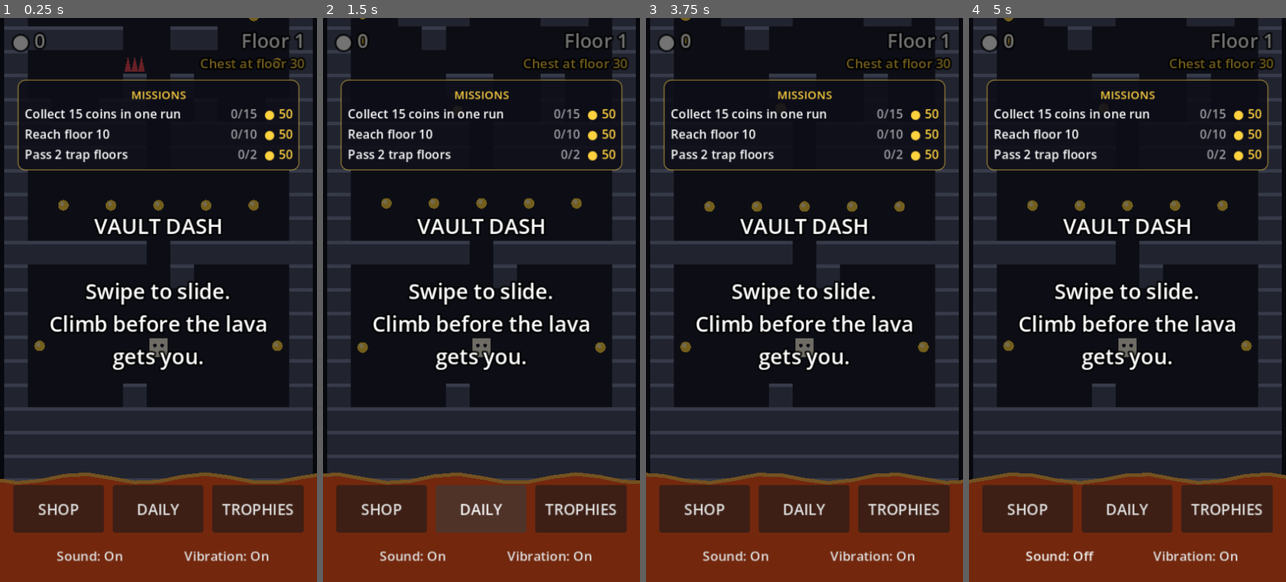
Above: before the commit, frames 1-4 (left to right).
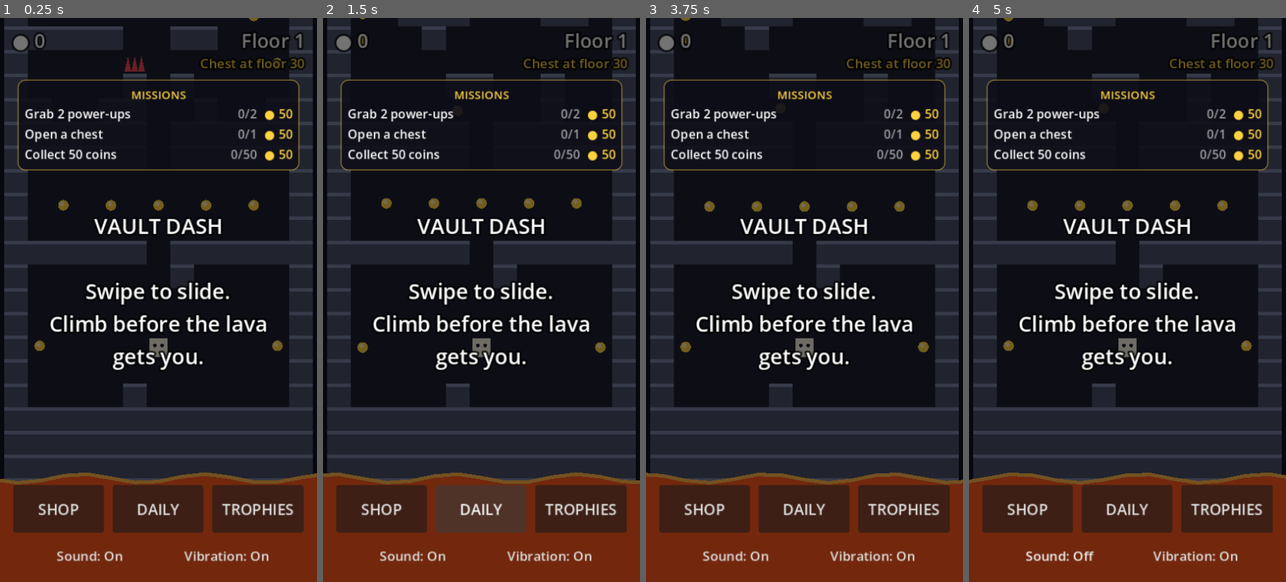
Above: after the commit, the same moments.

Repository: erelcaferm/vault-dash
Game: Godot game, scene res://scenes/main.tscn
The game is run twice, just before and just after one commit, with the same random seed, the same clock (stepped at 60 frames per second) and the same inputs.
Inputs:
- Up to frame 1 (0.25 s): no input
- Up to frame 2 (1.5 s): click "DAILY" at 0.5 s; click "ENDLESS" at 1.25 s
- Up to frame 3 (3.75 s): click "SHOP" at 2 s; click "TROPHIES" at 2.75 s; click "Vibration: On" at 3.5 s
- Up to frame 4 (5 s): click "Sound: On" at 4.25 s

The runs differ from the first frame. In frame 1, 1.5% of the frame differs, in the area x 8-82%, y 16-26%; in frame 2, 1.5%; in frame 3, 1.5%; in frame 4, 1.5%.

Commit message:
Add power-ups: shield, coin magnet and lava freeze
They replace a coin on about 3 in 10 floors from floor 4, seeded with the
tower so the Daily Climb is fair. Adds a trophy and a mission for them.

Co-Authored-By: Claude Opus 5.5 (1M context) <noreply@anthropic.com>
Claude-Session: https://claude.ai/code/session_012HmKL1m49VtDJvmPDdVVsr

Diff:
--- a/scripts/achievements.gd
+++ b/scripts/achievements.gd
@@ -35,6 +35,7 @@
 	{"id": "wrecking_ball", "name": "Wrecking Ball", "desc": "Break 100 cracked walls", "stat": "walls_broken", "goal": 100, "item": ["hero", "brick"]},
 	{"id": "trap_dodger", "name": "Trap Dodger", "desc": "Reach 25 trap floors", "stat": "trap_floors", "goal": 25, "item": ["walls", "frozen"]},
 	{"id": "second_wind", "name": "Second Wind", "desc": "Revive after dying", "stat": "revives", "goal": 1, "coins": 25},
+	{"id": "powered_up", "name": "Powered Up", "desc": "Grab 25 power-ups", "stat": "powerups", "goal": 25, "coins": 100},
 	{"id": "regular", "name": "Regular", "desc": "Play 25 runs", "stat": "runs", "goal": 25, "coins": 100},
 	# Daily Climb
 	{"id": "daily_climber", "name": "Daily Climber", "desc": "Play a Daily Climb", "stat": "daily_days", "goal": 1, "coins": 25},
--- a/scripts/main.gd
+++ b/scripts/main.gd
@@ -20,6 +20,15 @@
 const LAVA_ACCEL := 0.012        # extra tiles per second, gained each second
 const LAVA_MAX_SPEED := 2.6
 const LAVA_MAX_GAP := 11.0       # the lava never falls further behind than this
+## Power-ups replace a coin on some floors: a shield that saves you once,
+## a magnet that pulls in nearby coins, and a freeze that stops the lava.
+const POWERUP_FROM_FLOOR := 4
+const POWERUP_CHANCE := 0.3
+const POWERUPS := ["shield", "magnet", "freeze"]
+const MAGNET_TIME := 8.0
+const MAGNET_RANGE := 2          # tiles, in every direction
+const FREEZE_TIME := 4.0
+const POWERUP_COLORS := {"shield": Color("4cc9f0"), "magnet": Color("e84855"), "freeze": Color("bdefff")}
 const DANGER_GAP := 5.0          # the screen edges glow red when the lava is this close (tiles)
 const RESTART_DELAY := 0.35
 const SAVE_PATH := "user://save.cfg"
@@ -145,6 +154,13 @@
 var mission_rng := RandomNumberGenerator.new()
 var missions_panel: PanelContainer
 var missions_rows: VBoxContainer
+var powerups := {}               # cell -> power-up type, on floors loaded this run
+var powerups_rolled := 0         # floors below this have had their power-up roll
+var powerup_rng := RandomNumberGenerator.new()
+var shield := false
+var magnet_time := 0.0
+var freeze_time := 0.0
+var effects_label: Label
 var danger := 0.0                # 0-1, how close the lava is, for the red glow
 var heartbeat_time := 0.0
 var danger_overlay: Control
@@ -177,6 +193,15 @@
 	elif daily_mode:
 		seed_value = daily_seed(daily_date)
 	tower.build(Rooms.START, Rooms.LAYOUTS, seed_value)
+	# Seeded from the tower, so the Daily Climb has the same power-ups for everyone.
+	powerup_rng.seed = seed_value + 1
+	powerups.clear()
+	powerups_rolled = 0
+	shield = false
+	magnet_time = 0.0
+	freeze_time = 0.0
+	_roll_powerups(3)
+	_update_effects()
 	tower.room_limit = test_room_limit
 	cell = tower.start
 	slide_start = cell
@@ -231,6 +256,7 @@
 		_update_slide(delta)
 		idle_time = idle_time + delta if is_idle() else 0.0
 	if state == State.PLAYING:
+		_update_powerups(delta)
 		_update_lava(delta)
 	shake = maxf(shake - delta, 0.0)
 	squash = maxf(squash - delta, 0.0)
@@ -275,14 +301,10 @@
 func _advance() -> void:
 	cell += move_dir
 	var t: String = tower.get_tile(cell)
+	if powerups.has(cell):
+		_take_powerup(cell)
 	if t == TowerScript.COIN:
-		tower.set_tile(cell, TowerScript.EMPTY)
-		run_coins += 1
-		add_stat("coins_collected")
-		report_run("run_coins", run_coins)
-		sfx.play("coin", randf_range(0.97, 1.06))
-		bursts.append({"pos": _tile_center(cell), "t": 0.0, "color": COIN_COLOR})
-		_update_hud()
+		_collect_coin(cell)
 	elif t == TowerScript.SPIKES:
 		_die("Spiked on floor %d", "spikes")
 		return
@@ -310,6 +332,103 @@
 		_open_chest()
 
 
+func _collect_coin(c: Vector2i) -> void:
+	tower.set_tile(c, TowerScript.EMPTY)
+	run_coins += 1
+	add_stat("coins_collected")
+	report_run("run_coins", run_coins)
+	sfx.play("coin", randf_range(0.97, 1.06))
+	bursts.append({"pos": _tile_center(c), "t": 0.0, "color": COIN_COLOR})
+	_update_hud()
+
+
+# --- Power-ups -------------------------------------------------------------
+
+## Rolls power-ups for every floor below `count` not rolled yet. Each one
+## takes the place of a coin, since coins sit where you can reach them.
+func _roll_powerups(count: int) -> void:
+	while powerups_rolled < count:
+		var k := powerups_rolled
+		powerups_rolled += 1
+		if k + 1 < POWERUP_FROM_FLOOR or powerup_rng.randf() >= POWERUP_CHANCE:
+			continue
+		var coins: Array = []
+		for y in range(-(k + 1) * TowerScript.ROOM_H, -k * TowerScript.ROOM_H):
+			for x in tower.width:
+				var c := Vector2i(x, y)
+				if tower.get_tile(c) == TowerScript.COIN and not (has_chest(k) and c == tower.chest_cell(k)):
+					coins.append(c)
+		if coins.is_empty():
+			continue
+		var spot: Vector2i = coins[powerup_rng.randi_range(0, coins.size() - 1)]
+		tower.set_tile(spot, TowerScript.EMPTY)
+		powerups[spot] = POWERUPS[powerup_rng.randi_range(0, POWERUPS.size() - 1)]
+
+
+func _take_powerup(c: Vector2i) -> void:
+	var kind: String = powerups[c]
+	powerups.erase(c)
+	give_powerup(kind)
+	bursts.append({"pos": _tile_center(c), "t": 0.0, "color": POWERUP_COLORS[kind]})
+
+
+func give_powerup(kind: String) -> void:
+	match kind:
+		"shield":
+			shield = true
+			_toast("Shield!")
+		"magnet":
+			magnet_time = MAGNET_TIME
+			_toast("Coin magnet!")
+		"freeze":
+			freeze_time = FREEZE_TIME
+			_toast("Lava frozen!")
+	add_stat("powerups")
+	sfx.play("trophy", 1.3)
+	vibrate(30)
+	_update_effects()
+
+
+## The shield pops instead of you: back to where your slide began, with the
+## lava pushed down if it was close.
+func _use_shield() -> void:
+	shield = false
+	cell = slide_start
+	move_dir = Vector2i.ZERO
+	queued_dir = Vector2i.ZERO
+	lava_y = maxf(lava_y, _player_center().y + REVIVE_LAVA_GAP * TILE * 0.5)
+	shake = 0.25
+	sfx.play("break", 1.4)
+	vibrate(80)
+	bursts.append({"pos": _player_center(), "t": 0.0, "color": POWERUP_COLORS.shield})
+	_toast("Shield saved you!")
+	_update_effects()
+
+
+func _update_powerups(delta: float) -> void:
+	if freeze_time > 0.0:
+		freeze_time = maxf(freeze_time - delta, 0.0)
+	if magnet_time > 0.0:
+		magnet_time = maxf(magnet_time - delta, 0.0)
+		for dy in range(-MAGNET_RANGE, MAGNET_RANGE + 1):
+			for dx in range(-MAGNET_RANGE, MAGNET_RANGE + 1):
+				var c := cell + Vector2i(dx, dy)
+				if tower.get_tile(c) == TowerScript.COIN:
+					_collect_coin(c)
+	_update_effects()
+
+
+func _update_effects() -> void:
+	var parts: Array = []
+	if shield:
+		parts.append("SHIELD")
+	if magnet_time > 0.0:
+		parts.append("MAGNET %d" % ceili(magnet_time))
+	if freeze_time > 0.0:
+		parts.append("FREEZE %d" % ceili(freeze_time))
+	effects_label.text = "\n".join(parts)
+
+
 func _stop() -> void:
 	if move_dir != Vector2i.ZERO:
 		sfx.play("stop")
@@ -330,6 +449,8 @@
 func _update_lava(delta: float) -> void:
 	if lava_grace > 0.0:
 		lava_grace -= delta
+		return
+	if freeze_time > 0.0:
 		return
 	var speed := minf(LAVA_START_SPEED + LAVA_ACCEL * elapsed, LAVA_MAX_SPEED)
 	lava_y -= speed * TILE * delta
@@ -377,6 +498,7 @@
 				add_stat("trap_floors")
 				add_trap_meter(passed, meter_rng.randf_range(TRAP_METER_MIN, TRAP_METER_MAX))
 		run_floor = f
+		_roll_powerups(f + 3)
 		report_run("run_floor", f)
 		if daily_mode:
 			report_run("daily_floor", f)
@@ -407,6 +529,9 @@
 
 
 func _die(reason: String, cause: String) -> void:
+	if shield:
+		_use_shield()
+		return
 	state = State.DEAD
 	add_stat("deaths")
 	add_stat("deaths_" + cause)
@@ -629,6 +754,11 @@
 	floor_label.set_anchors_and_offsets_preset(Control.PRESET_TOP_WIDE)
 	floor_label.offset_right = -14
 	floor_label.offset_top = 10
+	effects_label = _make_label(hud, 15, HORIZONTAL_ALIGNMENT_LEFT)
+	effects_label.set_anchors_and_offsets_preset(Control.PRESET_TOP_WIDE)
+	effects_label.offset_left = 14
+	effects_label.offset_top = 40
+	effects_label.add_theme_color_override("font_color", Color("bdefff"))
 	chest_label = _make_label(hud, 15, HORIZONTAL_ALIGNMENT_RIGHT)
 	chest_label.set_anchors_and_offsets_preset(Control.PRESET_TOP_WIDE)
 	chest_label.offset_right = -14
@@ -1239,6 +1369,7 @@
 			_draw_tile(Vector2i(x, y), biome)
 
 	_draw_chests(y0, y1)
+	_draw_powerups(y0, y1)
 	_draw_best_marker(top, bottom)
 	_draw_hints()
 	_draw_player()
@@ -1291,6 +1422,11 @@
 	# Eyes look where you're going.
 	var look := Vector2(move_dir if move_dir != Vector2i.ZERO else queued_dir) * 3.0
 	Skins.draw_hero(self, p, size, color, look, 1.0, Skins.hero_glow(_hero_skin()))
+	if shield:
+		draw_arc(p, TILE * 0.72, 0, TAU, 28, Color(POWERUP_COLORS.shield, 0.6 + 0.3 * sin(anim_time * 6.0)), 2.5)
+	if magnet_time > 0.0:
+		var reach := (MAGNET_RANGE + 0.5) * TILE
+		draw_arc(p, reach * (0.6 + 0.4 * fposmod(anim_time * 1.5, 1.0)), 0, TAU, 40, Color(POWERUP_COLORS.magnet, 0.35), 1.5)
 
 
 func _draw_chests(y0: int, y1: int) -> void:
@@ -1354,6 +1490,38 @@
 	draw_string(font, pos, text, HORIZONTAL_ALIGNMENT_LEFT, -1, 13, color)
 
 
+func _draw_powerups(y0: int, y1: int) -> void:
+	for c: Vector2i in powerups:
+		if c.y < y0 or c.y > y1:
+			continue
+		var kind: String = powerups[c]
+		var color: Color = POWERUP_COLORS[kind]
+		var mid := _tile_center(c) + Vector2(0, sin(anim_time * 3.0 + c.x) * 2.0)
+		draw_circle(mid, TILE * 0.55, Color(color, 0.18 + 0.08 * sin(anim_time * 5.0)))
+		draw_circle(mid, TILE * 0.4, Color(0.08, 0.08, 0.14))
+		draw_arc(mid, TILE * 0.4, 0, TAU, 24, color, 2.0)
+		_draw_powerup_icon(kind, mid, TILE * 0.22, color)
+
+
+func _draw_powerup_icon(kind: String, mid: Vector2, r: float, color: Color) -> void:
+	match kind:
+		"shield":
+			draw_colored_polygon(PackedVector2Array([
+				mid + Vector2(-r, -r * 0.8), mid + Vector2(r, -r * 0.8), mid + Vector2(r * 0.8, r * 0.3),
+				mid + Vector2(0, r * 1.1), mid + Vector2(-r * 0.8, r * 0.3),
+			]), color)
+		"magnet":
+			draw_arc(mid + Vector2(0, -r * 0.1), r * 0.75, 0, PI, 12, color, r * 0.55)
+			draw_line(mid + Vector2(-r * 0.75, -r * 0.1), mid + Vector2(-r * 0.75, -r), color, r * 0.55)
+			draw_line(mid + Vector2(r * 0.75, -r * 0.1), mid + Vector2(r * 0.75, -r), color, r * 0.55)
+			draw_line(mid + Vector2(-r * 0.75, -r * 0.75), mid + Vector2(-r * 0.75, -r * 1.05), Color.WHITE, r * 0.55)
+			draw_line(mid + Vector2(r * 0.75, -r * 0.75), mid + Vector2(r * 0.75, -r * 1.05), Color.WHITE, r * 0.55)
+		"freeze":
+			for i in 3:
+				var d := Vector2.from_angle(i * PI / 3.0) * r * 1.1
+				draw_line(mid - d, mid + d, color, 2.0)
+
+
 func _draw_lava(view: Vector2) -> void:
 	var left := -view.x
 	var right := tower.width * TILE + view.x
@@ -1365,5 +1533,7 @@
 	var glow := points.duplicate()
 	points.append(Vector2(right, lava_y + view.y * 2))
 	points.append(Vector2(left, lava_y + view.y * 2))
-	draw_colored_polygon(points, LAVA_COLOR)
-	draw_polyline(glow, LAVA_GLOW, 4.0)
+	# Frozen lava turns icy blue, thawing back over its last second.
+	var ice := clampf(freeze_time, 0.0, 1.0)
+	draw_colored_polygon(points, LAVA_COLOR.lerp(Color("6fc3e8"), ice))
+	draw_polyline(glow, LAVA_GLOW.lerp(Color("e8fbff"), ice), 4.0)
--- a/scripts/missions.gd
+++ b/scripts/missions.gd
@@ -19,6 +19,7 @@
 	{"id": "walls", "text": "Break %d cracked walls", "stat": "walls_broken", "base": 10, "step": 8},
 	{"id": "traps", "text": "Pass %d trap floors", "stat": "trap_floors", "base": 2, "step": 2},
 	{"id": "chests", "text": "Open %d chests", "one": "Open a chest", "stat": "chests_opened", "base": 1, "step": 0.5},
+	{"id": "powerups", "text": "Grab %d power-ups", "one": "Grab a power-up", "stat": "powerups", "base": 2, "step": 1},
 	{"id": "coins_total", "text": "Collect %d coins", "stat": "coins_collected", "base": 50, "step": 40},
 ]
 
--- a/tests/test_missions.gd
+++ b/tests/test_missions.gd
@@ -18,7 +18,7 @@
 
 	# A cumulative mission only counts progress made after it started.
 	game.add_stat("walls_broken", 500)
-	game.missions = [Missions.make(game.mission_rng, 0, ["coins_run", "floor_run", "daily_floor", "traps", "chests", "coins_total"], game.stat)]
+	game.missions = [Missions.make(game.mission_rng, 0, _others("walls"), game.stat)]
 	game._fill_missions()
 	var walls: Dictionary = game.missions[0]
 	_expect(walls.id == "walls" and walls.goal == 10 and walls.start == 500, "a new mission starts from the current count")
--- /dev/null
+++ b/tests/test_powerups.gd
@@ -0,0 +1,87 @@
+extends SceneTree
+## Checks power-ups: where they appear, and what shield, magnet and freeze do.
+## Run: godot --headless --path . --script res://tests/test_powerups.gd
+
+const TowerScript := preload("res://scripts/tower.gd")
+const SAVE := "user://test_powerups_save.cfg"
+
+var failures := 0
+
+
+func _initialize() -> void:
+	DirAccess.remove_absolute(ProjectSettings.globalize_path(SAVE))
+	var game = load("res://scenes/main.tscn").instantiate()
+	game.save_path = SAVE
+	game.test_seed = 5
+	root.add_child(game)
+	await process_frame
+
+	game._roll_powerups(200)
+	var floors := {}
+	for c: Vector2i in game.powerups:
+		var k: int = game.tower.room_of(c.y)
+		_expect(k + 1 >= game.POWERUP_FROM_FLOOR, "no power-ups on the first floors")
+		_expect(not floors.has(k), "at most one power-up per floor")
+		floors[k] = true
+		_expect(game.tower.get_tile(c) == TowerScript.EMPTY, "a power-up replaces a coin")
+	var share := floors.size() / 197.0
+	_expect(share > 0.18 and share < 0.42, "about %d%% of floors have one (got %d%%)" % [game.POWERUP_CHANCE * 100, share * 100])
+	var first: Dictionary = game.powerups.duplicate()
+	game.reset()
+	game._roll_powerups(200)
+	_expect(game.powerups == first, "the same tower gets the same power-ups")
+
+	game.reset()
+	game._on_swipe(Vector2i.UP)
+	game.move_dir = Vector2i.ZERO
+	game.queued_dir = Vector2i.ZERO
+	var safe: Vector2i = game.cell
+
+	# Shield: saves you once.
+	game.give_powerup("shield")
+	game.slide_start = safe
+	game.cell = safe + Vector2i.UP
+	game._die("Spiked on floor %d", "spikes")
+	_expect(game.state == game.State.PLAYING and game.cell == safe and not game.shield, "the shield saves you and goes back to safety")
+	game._die("Spiked on floor %d", "spikes")
+	_expect(game.state == game.State.DEAD, "the shield only works once")
+
+	# Freeze: the lava stops.
+	game.reset()
+	game._on_swipe(Vector2i.UP)
+	game.move_dir = Vector2i.ZERO
+	game.queued_dir = Vector2i.ZERO
+	game.give_powerup("freeze")
+	var lava: float = game.lava_y
+	for i in 60:
+		await process_frame
+	_expect(game.lava_y == lava, "frozen lava doesn't move")
+	game.freeze_time = 0.0
+	for i in 10:
+		await process_frame
+	_expect(game.lava_y < lava, "the lava moves again after the freeze")
+
+	# Magnet: pulls in coins close by, not far away.
+	var near: Vector2i = game.cell + Vector2i(2, 0)
+	var far: Vector2i = game.cell + Vector2i(0, -5)
+	game.tower.set_tile(near, TowerScript.COIN)
+	game.tower.set_tile(far, TowerScript.COIN)
+	var coins: int = game.run_coins
+	game.give_powerup("magnet")
+	await process_frame
+	await process_frame
+	_expect(game.tower.get_tile(near) == TowerScript.EMPTY and game.run_coins > coins, "the magnet collects nearby coins")
+	_expect(game.tower.get_tile(far) == TowerScript.COIN, "the magnet has a limited range")
+	_expect(game.stat("powerups") == 3, "power-ups are counted")
+	game.queue_free()
+	DirAccess.remove_absolute(ProjectSettings.globalize_path(SAVE))
+
+	if failures == 0:
+		print("PASS: power-up placement, shield, freeze and magnet")
+	quit(1 if failures > 0 else 0)
+
+
+func _expect(ok: bool, what: String) -> void:
+	if not ok:
+		printerr("FAIL: ", what)
+		failures += 1
Not shown, added: tests/test_powerups.gd.uid
